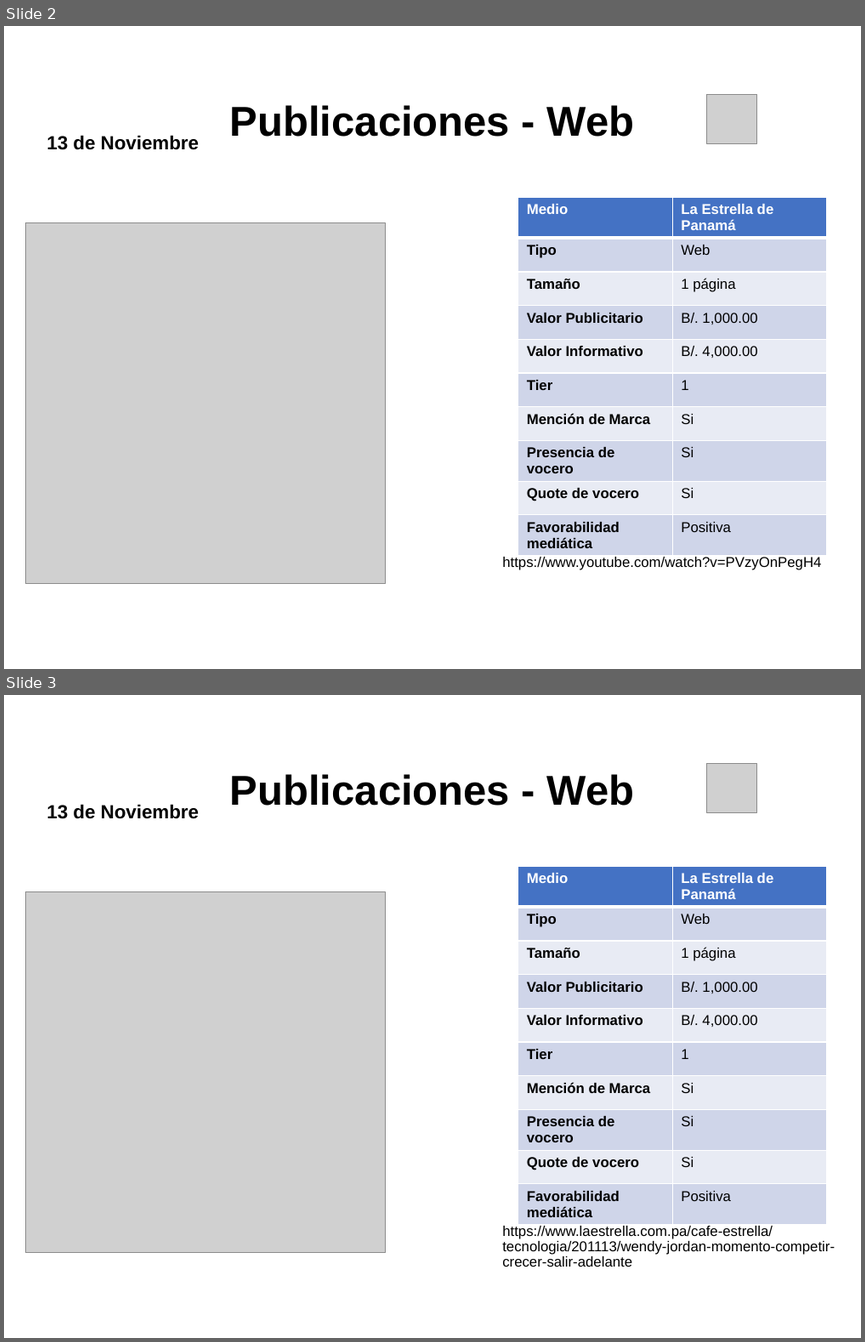
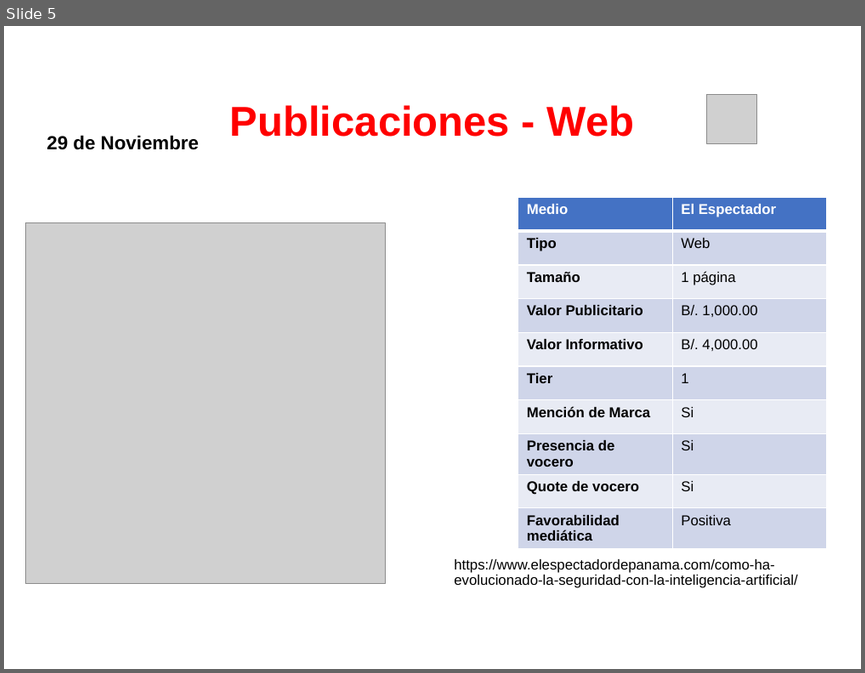
Before and after one commit to dgarci23/Report-Generator, a slide deck: Presentacion Terminada.pptx. Shown one above the other, each under a label of ours: slides 2 and 3 before the commit, slide 5 after it. The pictures are 865x1342 and 865x673 pixels, drawn with LibreOffice and Linux fonts; fonts in the diff are those of the drawing; grey boxes stand for pictures; background and template pictures are left out. Boxes give left, top, right and bottom in pixels: in the first picture for what was removed or moved away, otherwise in the second. Text is boxed around its words. In the diff, an @@ line names an element or a change of style, - is before the commit and + after.

```diff
--- a/Presentacion Terminada.pptx
+++ b/Presentacion Terminada.pptx
@@ slide 3 removed at box(4, 695, 861, 1338), background picture (left out) @@
@@ picture removed at box(707, 764, 756, 812) @@
@@ title removed at box(230, 774, 635, 805) @@
-Publicaciones - Web
@@ text removed at box(46, 804, 199, 819) @@
-13 de Noviembre
@@ table removed at box(518, 867, 827, 1220), 10 rows, 2 columns @@
-Medio | La Estrella de Panamá
-Tipo | Web
-Tamaño | 1 página
-Valor Publicitario | B/. 1,000.00
-Valor Informativo | B/. 4,000.00
-Tier | 1
-Mención de Marca | Si
-Presencia de vocero | Si
-Quote de vocero | Si
-Favorabilidad mediática | Positiva
@@ picture removed at box(25, 892, 386, 1252) @@
@@ text removed at box(502, 1225, 834, 1266) @@
-https://www.laestrella.com.pa/cafe-estrella/tecnologia/201113/wendy-jordan-momento-competir-crecer-salir-adelante
@@ what was slide 2 is now slide 5 @@
@@ slide 5 changed as well @@
@@ title "Publicaciones - Web" at box(230, 105, 635, 136): text colour #000000 to #FF0000 @@
@@ text at box(46, 135, 199, 150): text changed @@
-13 de Noviembre
+29 de Noviembre
@@ table at box(518, 198, 827, 544) @@
-row 1, column 2: La Estrella de Panamá
+row 1, column 2: El Espectador
@@ text at box(454, 559, 798, 588): text changed @@
-https://www.youtube.com/watch?v=PVzyOnPegH4
+https://www.elespectadordepanama.com/como-ha-evolucionado-la-seguridad-con-la-inteligencia-artificial/
```
Also in this commit, not shown: 7 other slides changed, 28 other slides removed, 2 other files.
